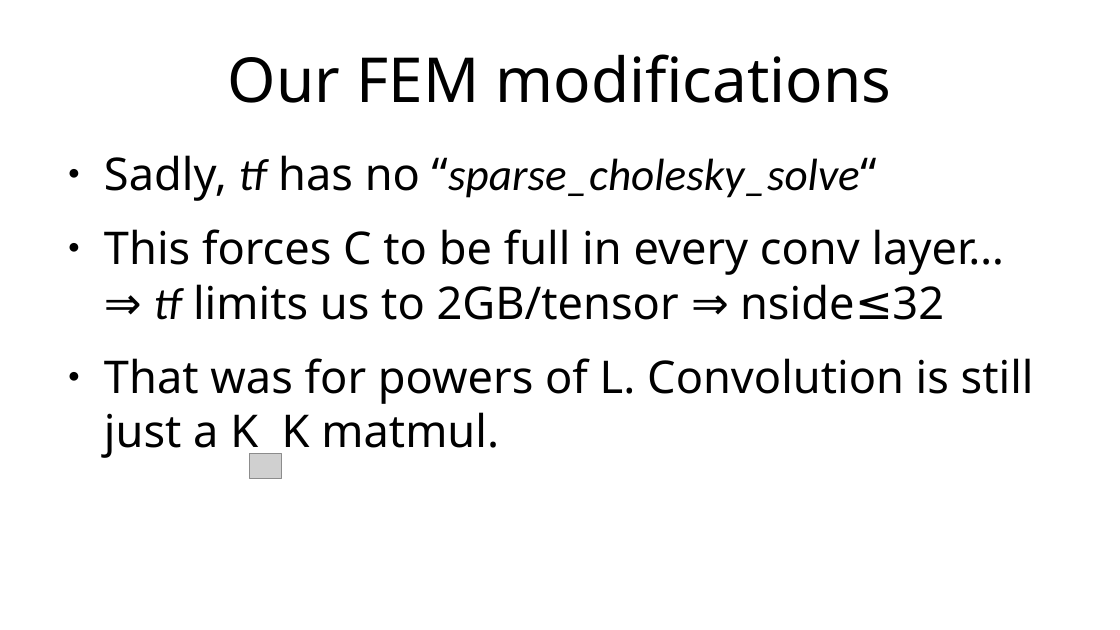
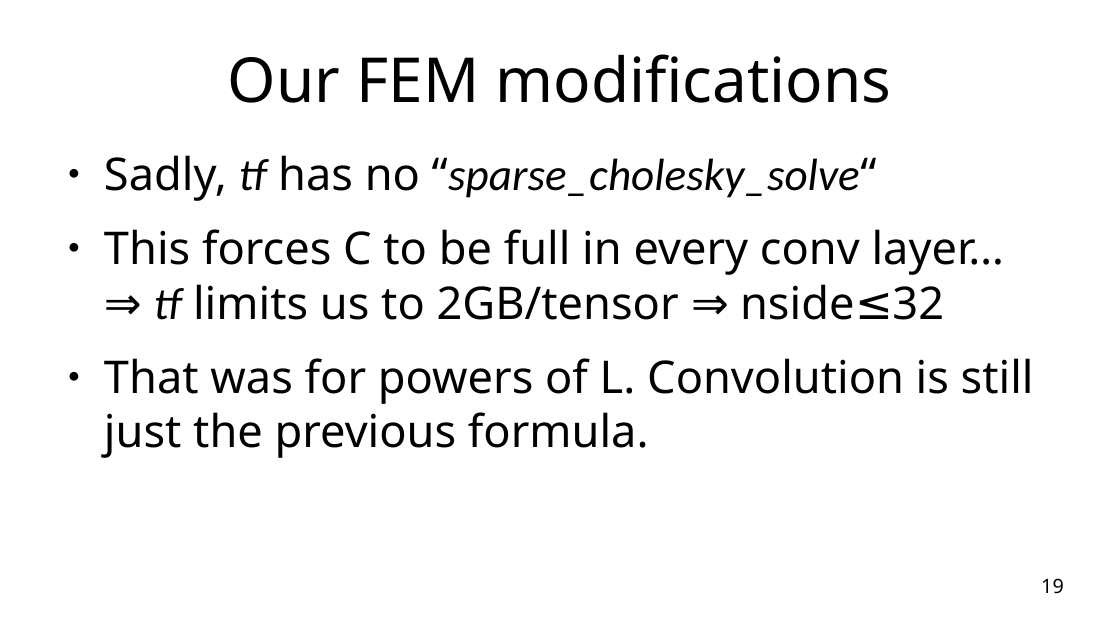
Before and after one commit to maltherd/deepsphere-fem, a slide deck: slide 19 of presentation.odp. Drawn at 1120x630 pixels with LibreOffice and Linux fonts; fonts in the diff are those of the drawing; grey boxes stand for pictures; background and template pictures are left out. Boxes give left, top, right and bottom in pixels: in the first picture for what was removed or moved away, otherwise in the second. Text is boxed around its words. In the diff, an @@ line names an element or a change of style, - is before the commit and + after.

Commit message:
last presentation

```diff
--- a/presentation.odp
+++ b/presentation.odp
@@ text at [104, 358, 1034, 458]: text changed @@
-● That was for powers of L. Convolution is still just a K K matmul.
+● That was for powers of L. Convolution is still just the previous formula.
@@ picture removed at [250, 453, 282, 479] @@
@@ page number added at [1041, 578, 1064, 594], 14 pt, text #000000 @@
+19
```
Also in this commit, not shown: 18 other slides changed, 1 slide added.
